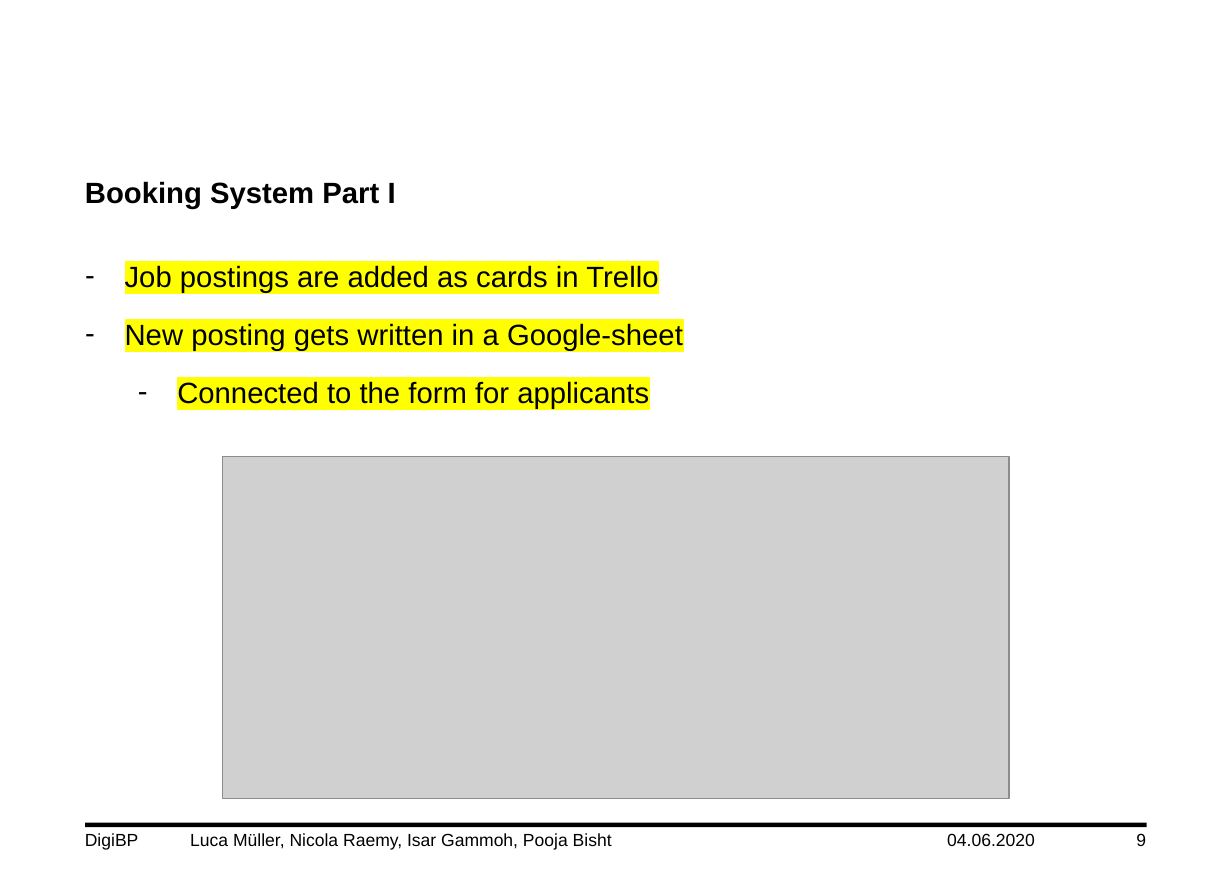
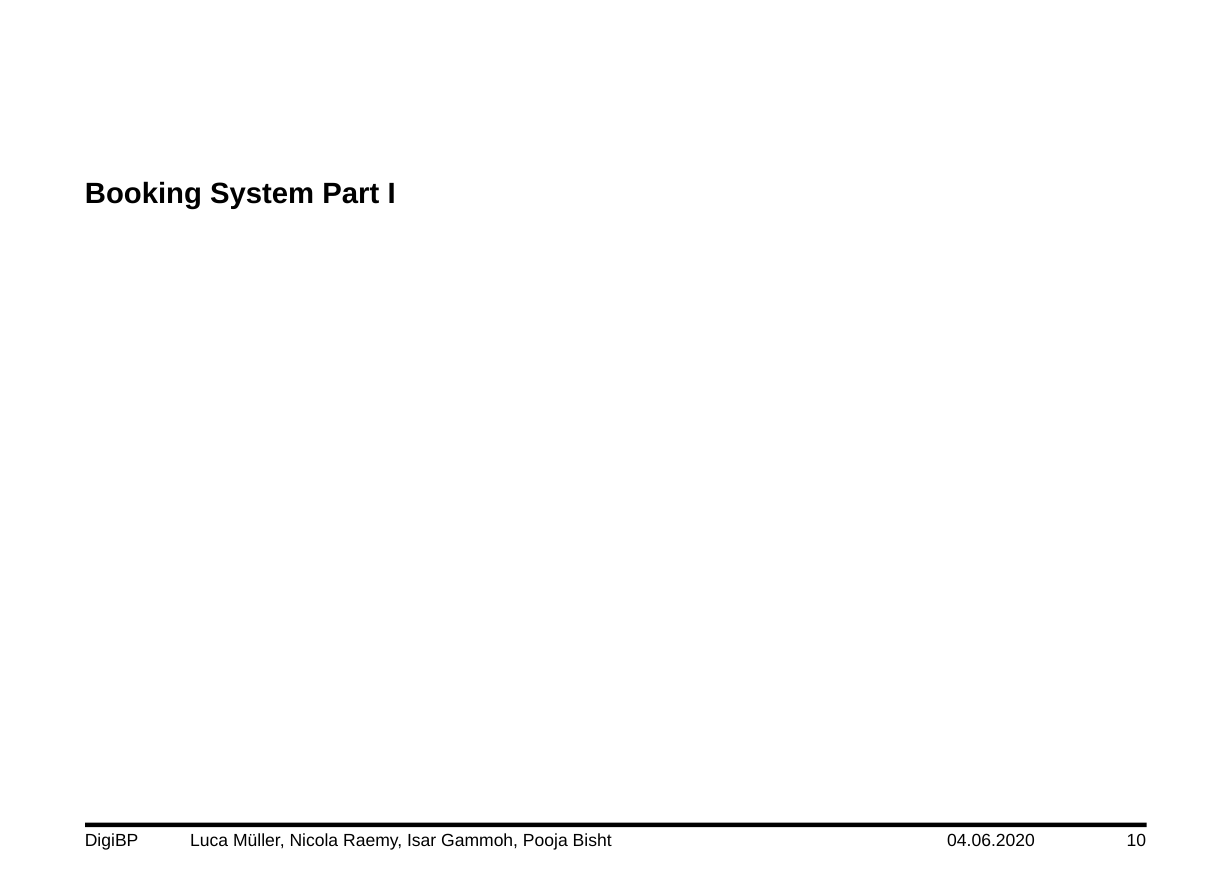
Before and after one commit to DigiBP/DigiBP_DanishBlue, a slide deck: slide 10 of Presentation/DigiBP_DanishBlue_Presentation_V0.3.pptx (slide 9 before the commit). Drawn at 1232x871 pixels with LibreOffice and Linux fonts; fonts in the diff are those of the drawing; grey boxes stand for pictures; background and template pictures are left out. Boxes give left, top, right and bottom in pixels: in the first picture for what was removed or moved away, otherwise in the second. Text is boxed around its words. In the diff, an @@ line names an element or a change of style, - is before the commit and + after.

```diff
--- a/Presentation/DigiBP_DanishBlue_Presentation_V0.3.pptx
+++ b/Presentation/DigiBP_DanishBlue_Presentation_V0.3.pptx
@@ text removed at [125,265,683,409] @@
-– Job postings are added as cards in Trello
-– New posting gets written in a Google-sheet
-  – Connected to the form for applicants
@@ picture removed at [222,457,1010,799] @@
@@ page number at [1127,833,1146,846]: text changed @@
-9
+10
```
Also in this commit, not shown: 4 other slides changed.
